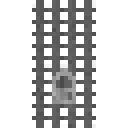
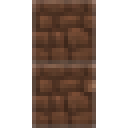
Comparing the layer stacks of the two w=128, h=128 images. Changes:
hid group "new" (4 layers) over [left=32, top=64, right=96, bottom=128]
hid "lock_castle_jail_door_bottom.png #1" over [left=32, top=64, right=96, bottom=128]
added layer "castle_secret_stonewall_door_top.png" above "castle_secret_stonewall_door_bottom.png" over [left=32, top=0, right=96, bottom=64]
added layer "castle_secret_stonewall_door_bottom.png" above "castle_secret_dungeon_door_top.png" over [left=32, top=64, right=96, bottom=128]
hid "castle_jail_door_top.png" over [left=32, top=0, right=96, bottom=64]
